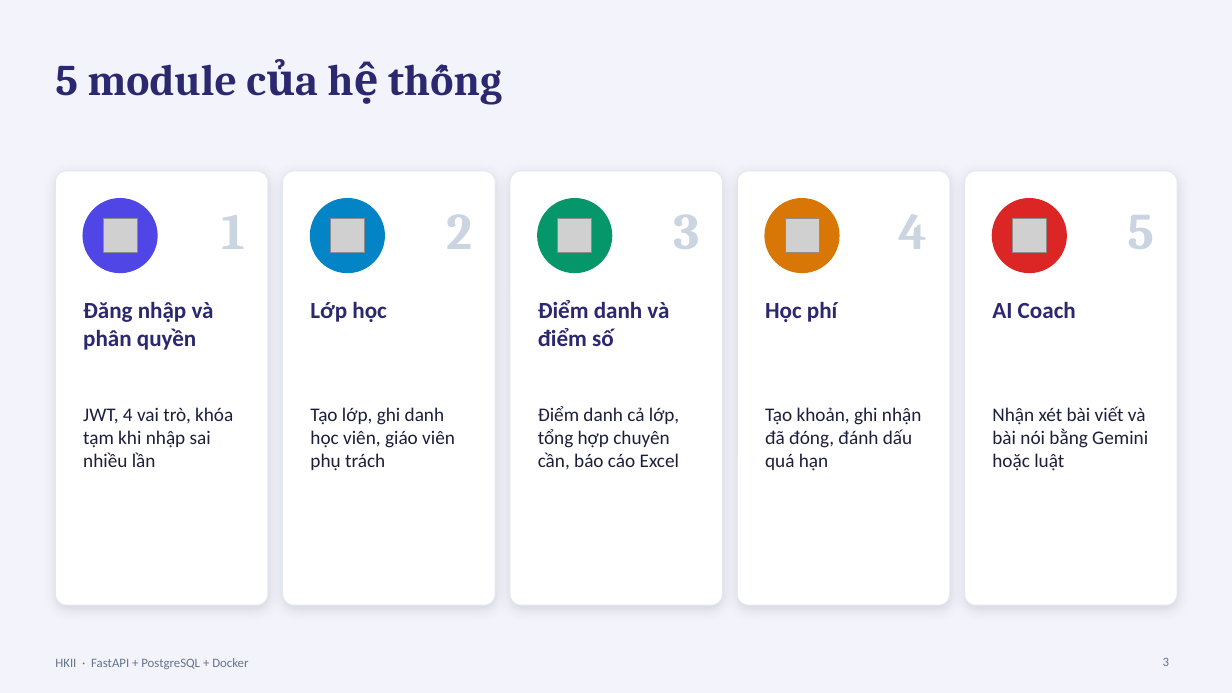
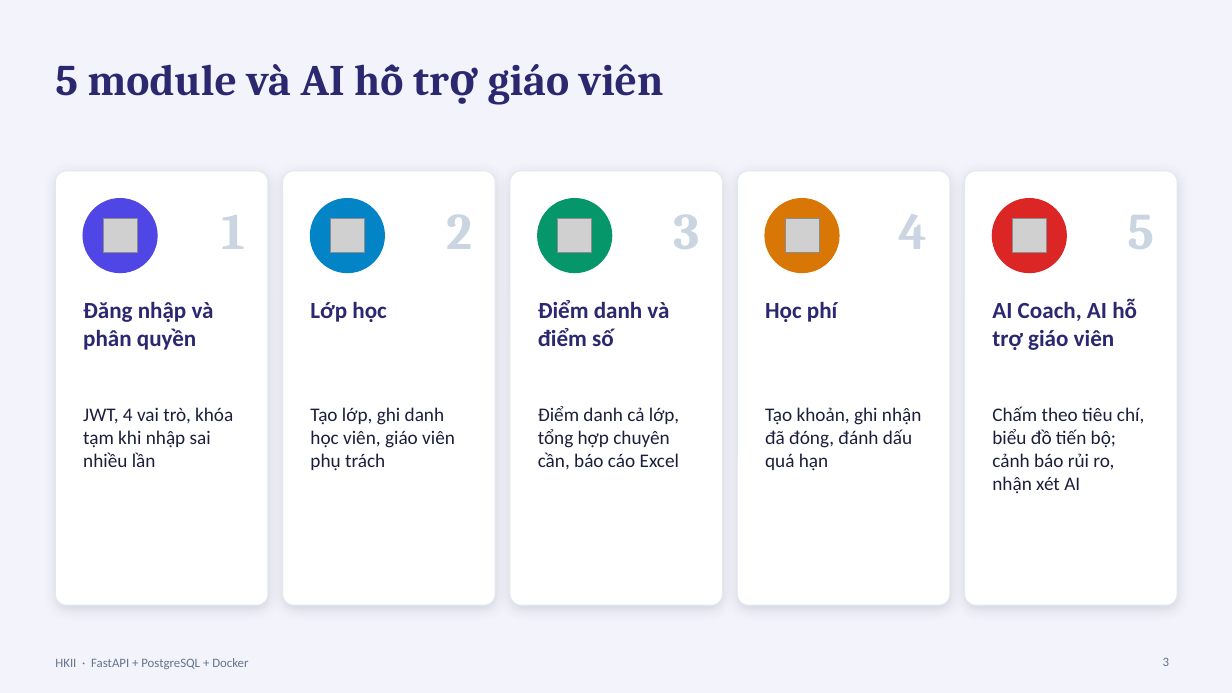
Before and after one commit to thaiphatcaifa/HKII-FastAPI, a slide deck: slide 3 of docs/HKII-ThuyetTrinh.pptx. Drawn at 1232x693 pixels with LibreOffice and Linux fonts; fonts in the diff are those of the drawing; grey boxes stand for pictures. Boxes give left, top, right and bottom in pixels: in the first picture for what was removed or moved away, otherwise in the second. Text is boxed around its words. In the diff, an @@ line names an element or a change of style, - is before the commit and + after.

```diff
--- a/docs/HKII-ThuyetTrinh.pptx
+++ b/docs/HKII-ThuyetTrinh.pptx
@@ title at bbox=[55, 64, 664, 105]: text changed @@
-5 module của hệ thống
+5 module và AI hỗ trợ giáo viên
@@ text at bbox=[992, 299, 1137, 350]: text changed @@
-AI Coach
+AI Coach, AI hỗ trợ giáo viên
@@ text at bbox=[992, 406, 1144, 493]: text changed @@
-Nhận xét bài viết và bài nói bằng Gemini hoặc luật
+Chấm theo tiêu chí, biểu đồ tiến bộ; cảnh báo rủi ro, nhận xét AI
```
Also in this commit, not shown: 11 other slides changed, 1 slide added, 52 other files.
